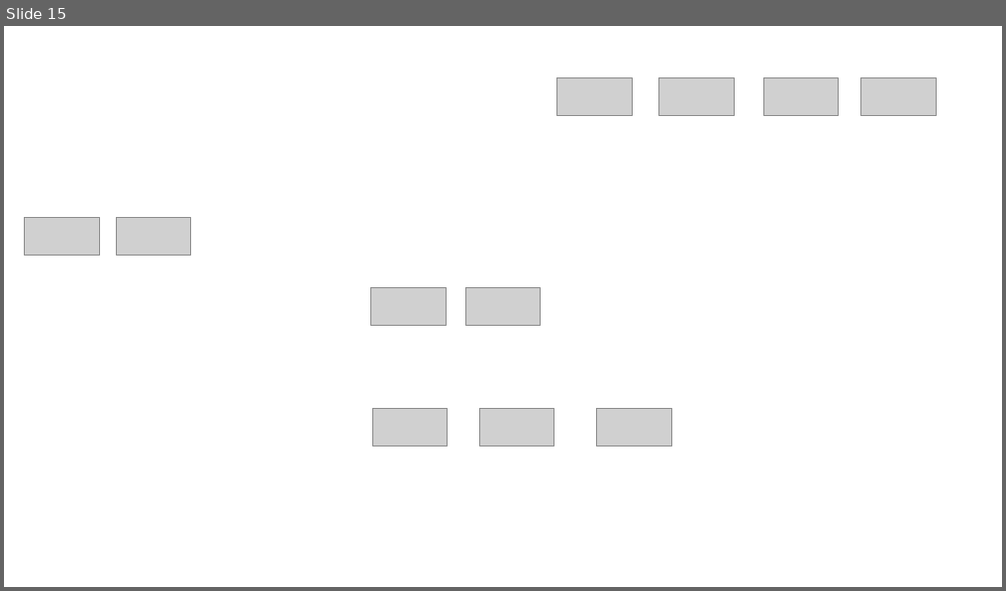
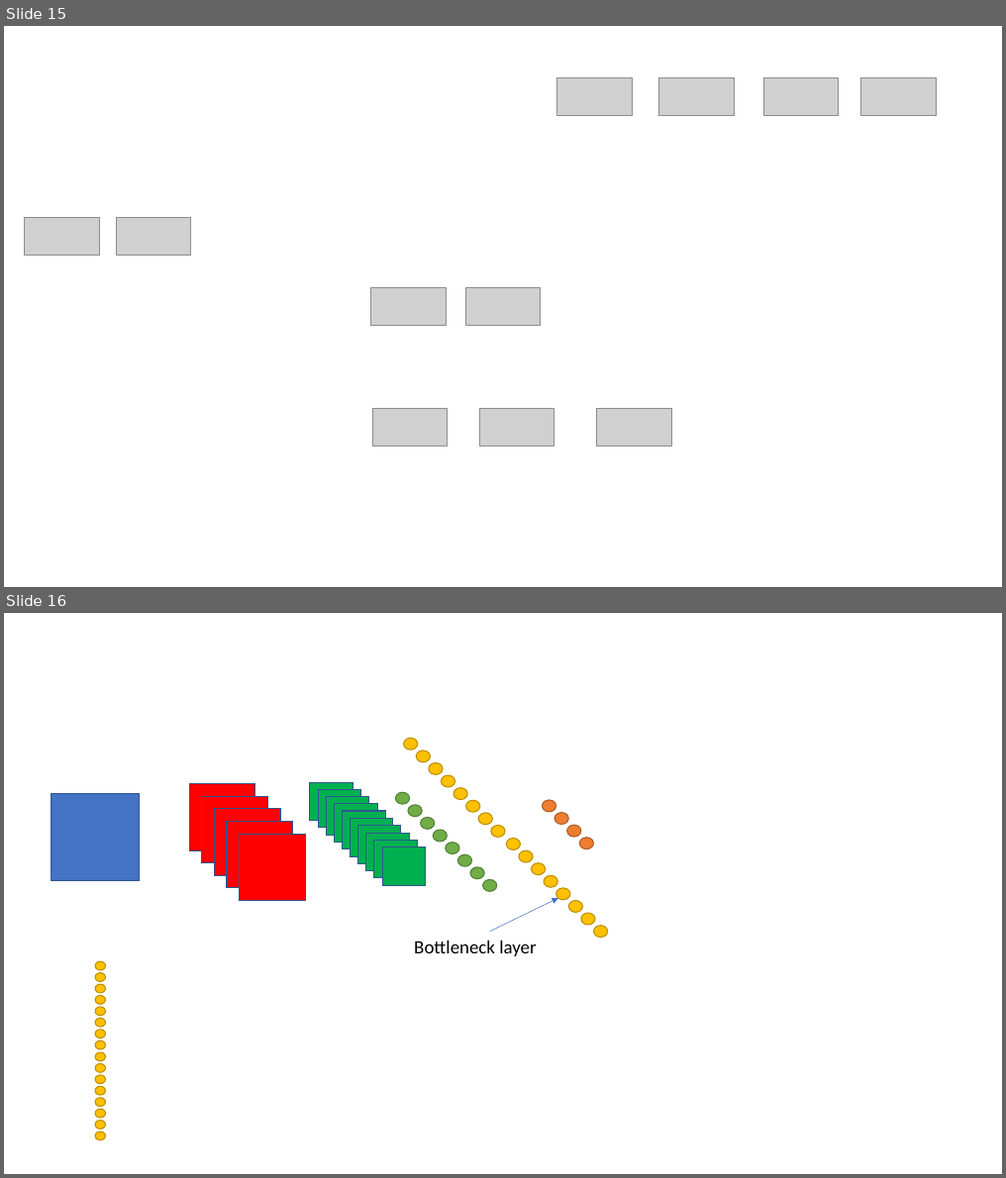
Before and after one commit to SebStrug/ML-for-Chinese-Calligraphy, a slide deck: Compiled graphs.pptx. Shown one above the other, each under a label of ours: slide 15 before the commit, slides 15 and 16 after it. The pictures are 1006x591 and 1006x1178 pixels, drawn with LibreOffice and Linux fonts; fonts in the diff are those of the drawing; grey boxes stand for pictures. Boxes give left, top, right and bottom in pixels: in the first picture for what was removed or moved away, otherwise in the second. Text is boxed around its words. In the diff, an @@ line names an element or a change of style, - is before the commit and + after.

```diff
--- a/Compiled graphs.pptx
+++ b/Compiled graphs.pptx
@@ slide 16 added at [4,613,1002,1174], background #FFFFFF @@
@@ rectangle added at [51,794,140,881], fill #4472C4, outline #325491 1 pt @@
@@ group added at [190,783,305,900]: 5 rectangles @@
@@ group added at [310,782,426,885]: 10 rectangles @@
@@ group added at [404,738,608,938]: 16 ellipses @@
@@ group added at [543,800,594,850]: 4 ellipses @@
@@ group added at [395,792,497,891]: 8 ellipses @@
@@ arrow added from (490, 932) to (558, 898), #4472C4 0.5 pt @@
@@ text added at [414,941,536,957], 18 pt, text #000000 @@
+Bottleneck layer
@@ group added at [95,961,106,1141]: 16 ellipses @@
```
Also in this commit, not shown: 1 other file.
